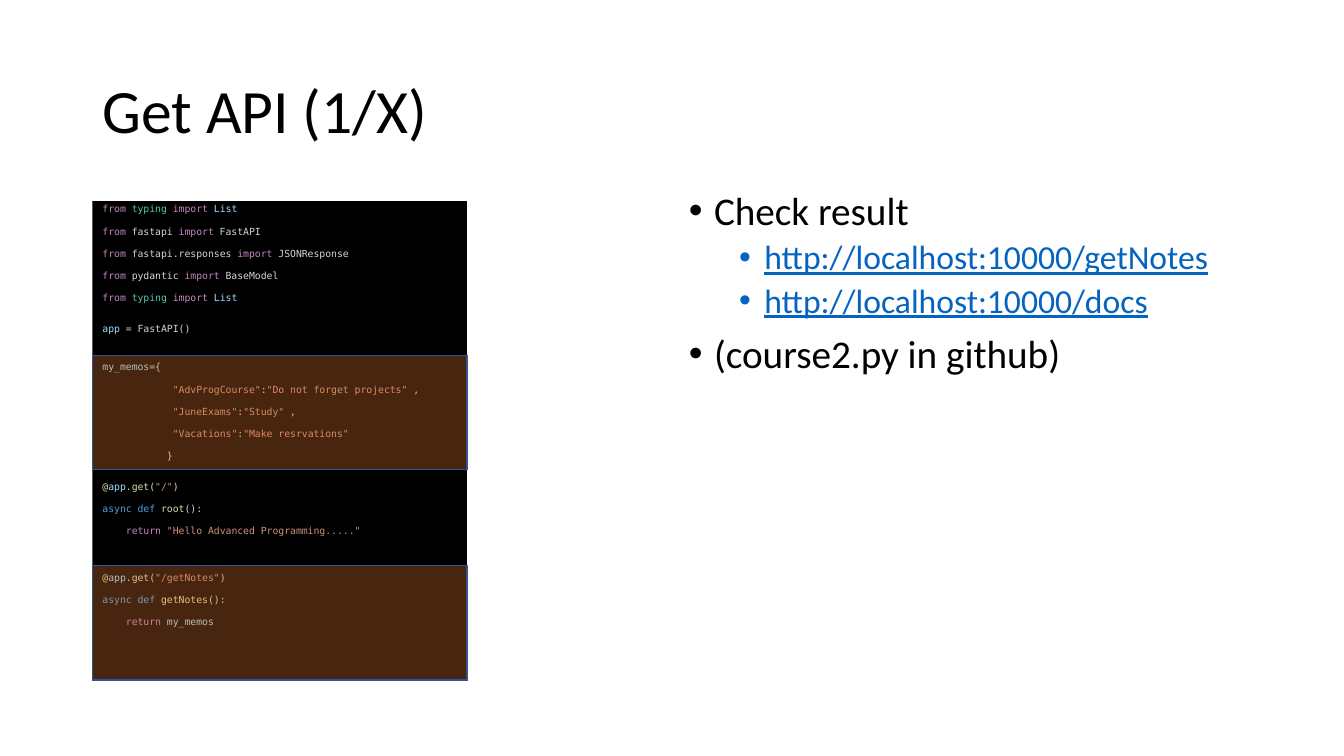
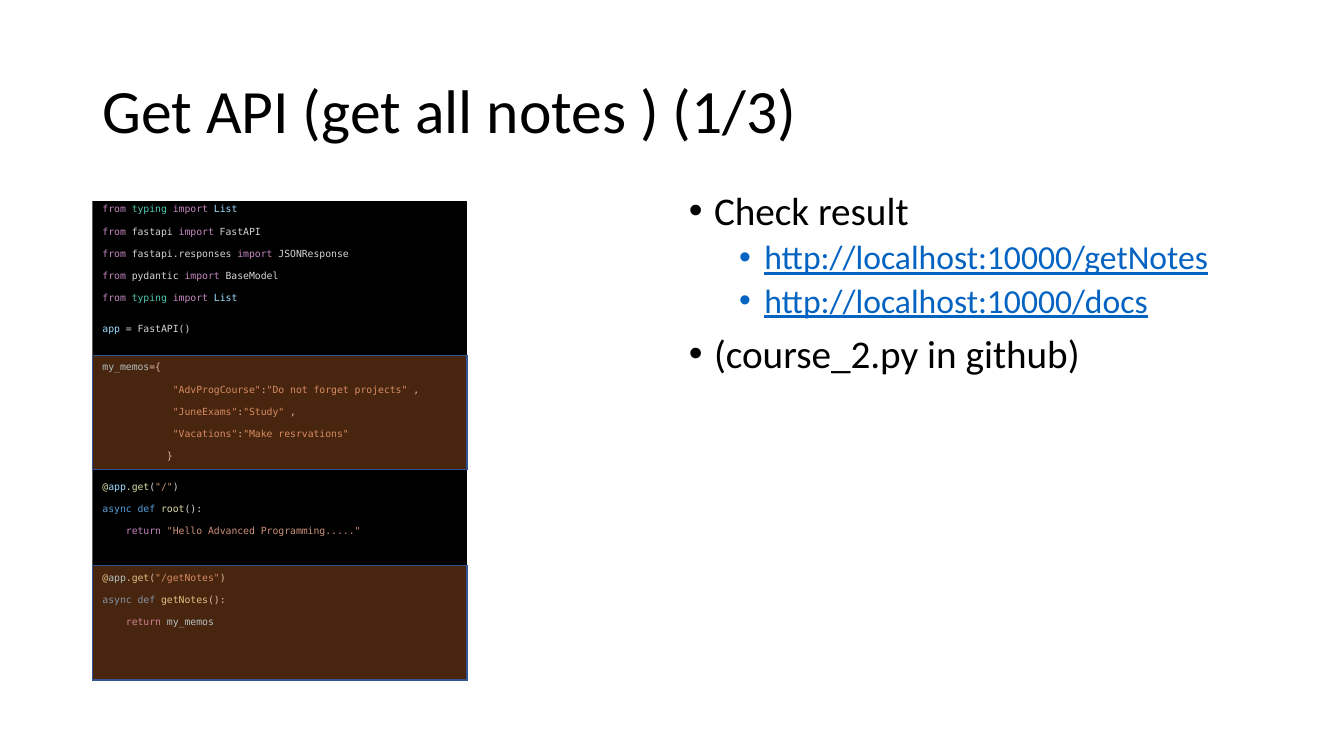
Before and after one commit to papajohn-uop/ADVANCED_PROGRAMMING_TECHNIQUES, a slide deck: slide 6 of Course.pptx. Drawn at 1344x756 pixels with LibreOffice and Linux fonts; fonts in the diff are those of the drawing. Boxes give left, top, right and bottom in pixels: in the first picture for what was removed or moved away, otherwise in the second. Text is boxed around its words. In the diff, an @@ line names an element or a change of style, - is before the commit and + after.

Commit message:
Slides

```diff
--- a/Course.pptx
+++ b/Course.pptx
@@ title at (102,88,796,144): text changed @@
-Get API (1/X)
+Get API (get all notes ) (1/3)
@@ text at (714,339,1080,375): text changed @@
-• (course2.py in github)
+• (course_2.py in github)
```
Also in this commit, not shown: 2 other slides changed, 3 slides added.
